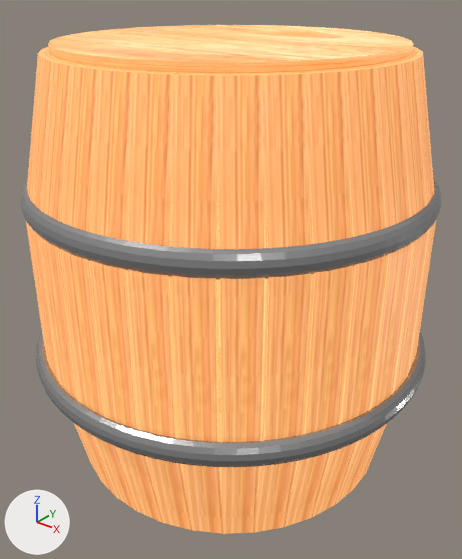
The Blender file Blender/Barrel.blend as it was, and as the next commit left it.
Rendered twice from a 50 mm camera at (4.08, -5.09, 2.92) aimed at (0.06, -0.08, -0.19). The lights are fixed; the arrows at lower left show +X, +Y and +Z.
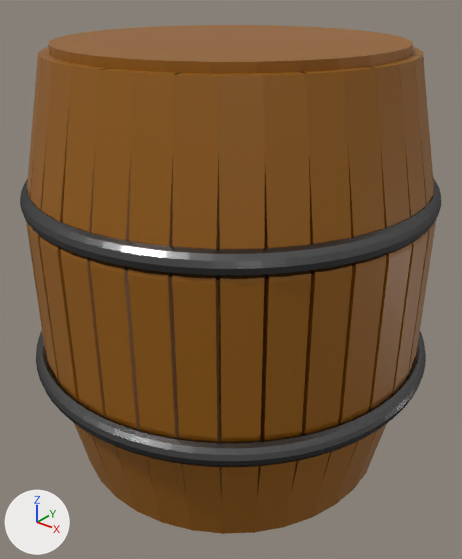
Pixel boxes [x1, y1, x2, y2] of what changed, in the pictures (462 x 559 px):
```json
{"object": "Cube", "change": "surface changed", "before": [26, 47, 436, 534], "after": [26, 47, 436, 534], "on screen": "orange to brown"}
{"object": "Cylinder", "change": "surface changed", "before": [48, 25, 413, 74], "after": [48, 25, 413, 74], "on screen": "beige to brown"}
{"object": "Torus.004", "change": "surface changed", "before": [20, 178, 441, 280], "after": [20, 178, 441, 280]}
{"object": "Torus.002", "change": "surface changed", "before": [36, 331, 426, 467], "after": [36, 331, 426, 467]}
```

The change, as JSON lines over the scene's bpy script:
```json
{"block": "mat_material_002", "change": "nodes: BsdfPrincipled, OutputMaterial"}
{"block": "mat_material_002", "change": "colours: grey #a7a7a7"}
{"block": "mat_material_002", "change": "nodes: BsdfAnisotropic, OutputMaterial, TexCoord"}
{"block": "mat_material_002", "change": "colours: dark grey #6e6e6e"}
{"block": "mat_material_001", "where": "n0 = _N.new('ShaderNodeBsdfPrincipled'); n0.name = 'Principled BSDF'"}
{"op": "remove", "block": "mat_material_001", "code": "n0.inputs[28].default_value = 1.0  # 'Emission Strength'"}
{"op": "remove", "block": "mat_material_001", "code": "n2 = _N.new('ShaderNodeTexImage'); n2.name = 'Image Texture'"}
{"op": "remove", "block": "mat_material_001", "code": "n2.image = img_images_jpeg"}
{"op": "remove", "block": "mat_material_001", "code": "n3 = _N.new('ShaderNodeTexImage'); n3.name = 'Image Texture.001'"}
{"op": "remove", "block": "mat_material_001", "code": "n3.image = img_images_jpeg"}
{"op": "add", "block": "mat_material_001", "code": "n4 = _N.new('ShaderNodeRGB'); n4.name = 'RGB'"}
{"op": "add", "block": "mat_material_001", "code": "n4.outputs[0].default_value = (0.301, 0.108, 0.0, 1.0)  # 'Color', brown #955c00"}
{"op": "remove", "block": "mat_material_001", "code": "_L.new(n2.outputs[0], n0.inputs[0])  # 'Color' to 'Base Color'"}
{"op": "remove", "block": "mat_material_001", "code": "_L.new(n3.outputs[0], n0.inputs[27])  # 'Color' to 'Emission Color'"}
{"op": "add", "block": "mat_material_001", "code": "_L.new(n4.outputs[0], n0.inputs[0])  # 'Color' to 'Base Color'"}
```
